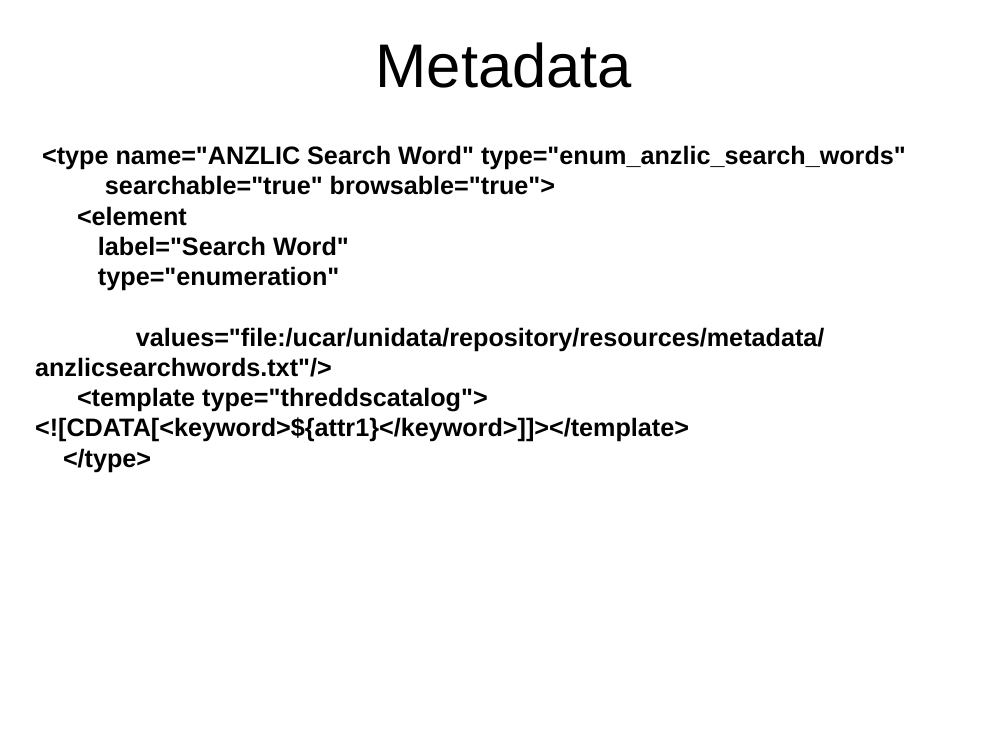
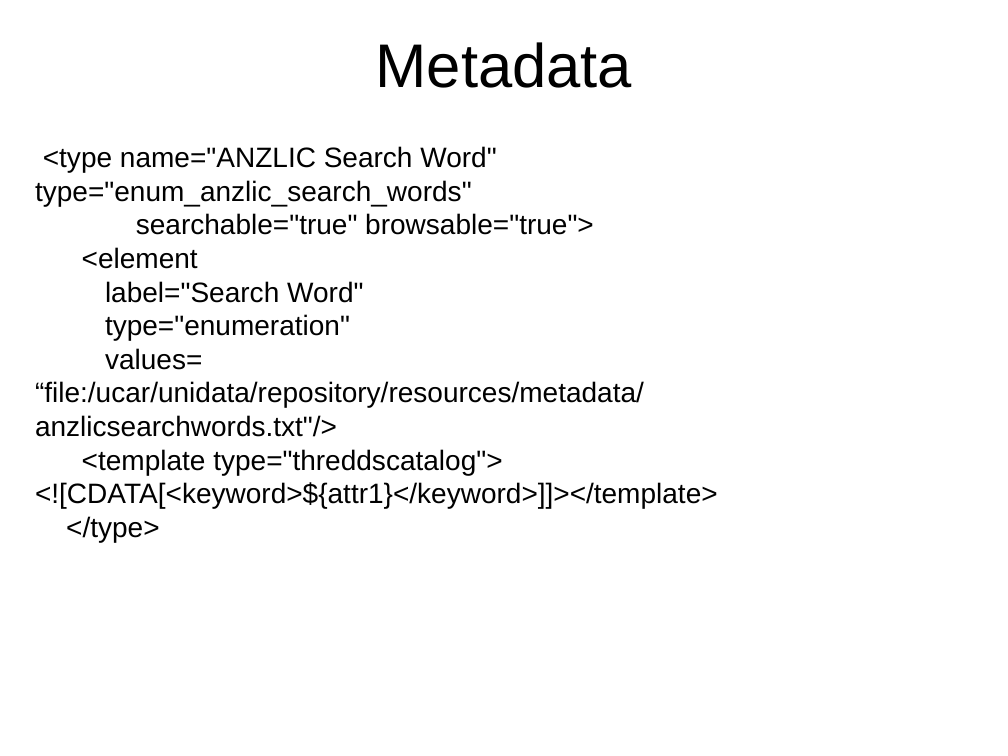
Before and after one commit to Unidata/IDV, a slide deck: slide 7 of ucar/unidata/repository/docs/presentations/architecture.ppt. Drawn at 1008x756 pixels with LibreOffice and Linux fonts; fonts in the diff are those of the drawing. Boxes give left, top, right and bottom in pixels: in the first picture for what was removed or moved away, otherwise in the second. Text is boxed around its words. In the diff, an @@ line names an element or a change of style, - is before the commit and + after.

```diff
--- a/ucar/unidata/repository/docs/presentations/architecture.ppt
+++ b/ucar/unidata/repository/docs/presentations/architecture.ppt
@@ text at (x1=35, y1=146, x2=718, y2=542): size 18 to 20 pt, bold off in "<type name="ANZLIC Search Word" type="enum_anzlic_search_wor ...", "searchable="true" browsable="true">", "<element", "label="Search Word"" and 4 more places @@
@@ text at (x1=35, y1=348, x2=644, y2=437): text changed; size 18 to 20 pt; bold off @@
-values="file:/ucar/unidata/repository/resources/metadata/anzlicsearchwords.txt"/>
+values=
+“file:/ucar/unidata/repository/resources/metadata/anzlicsearchwords.txt"/>
```
Also in this commit, not shown: 4 other slides changed, 9 other files.
